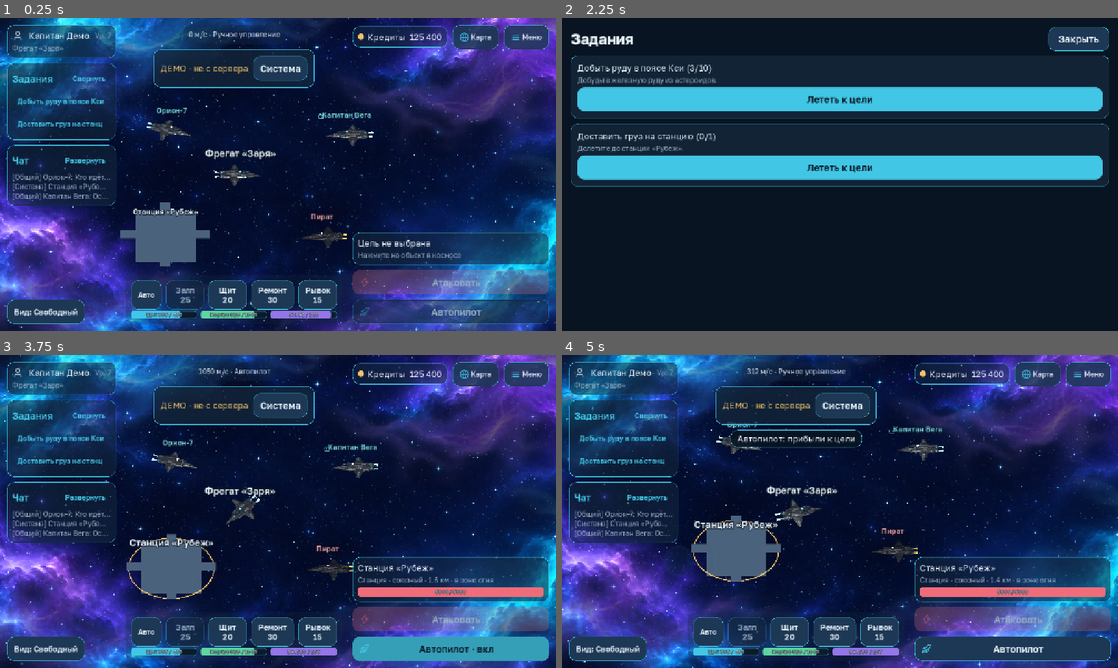
Above: before the commit, frames 1-4 (two rows, left to right).
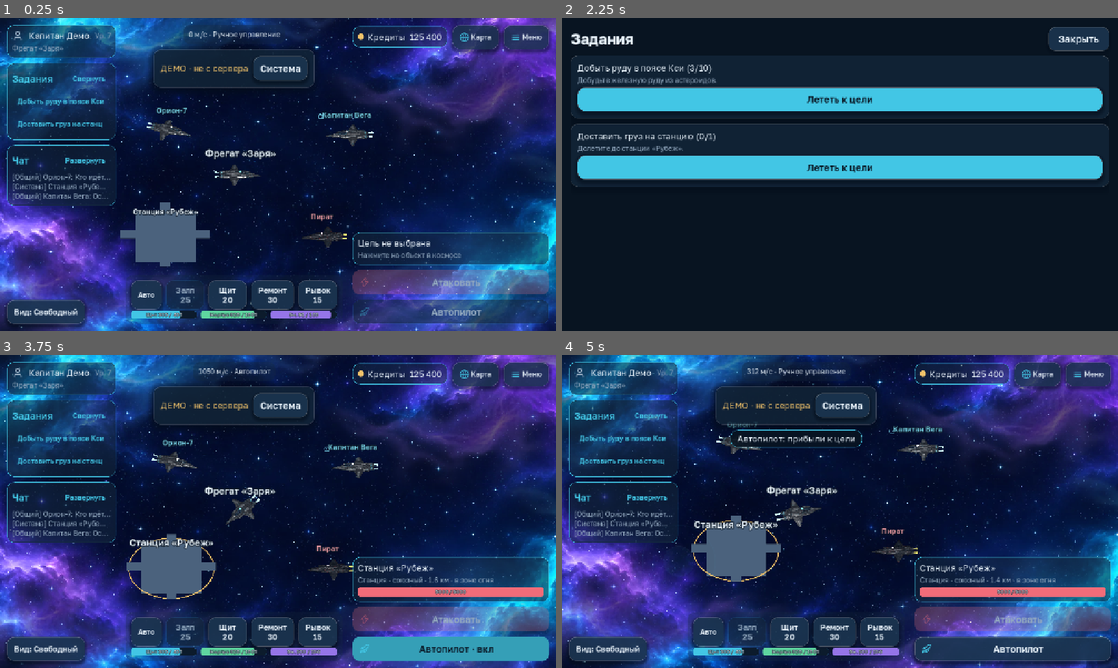
Above: after the commit, the same moments.

Repository: maillunex-lang/CosmocRPG
Game: Godot game, scene res://scenes/space.tscn
The game is run twice, just before and just after one commit, with the same random seed, the same clock (stepped at 60 frames per second) and the same inputs. This scene is started directly instead of the project's main scene.
Inputs (mouse positions are in pixels of both pictures, inside the frame that each line leads up to):
- Up to frame 1 (0.25 s): no input
- Up to frame 2 (2.25 s): click "Свернуть" at 0.5 s; click "Развернуть" at 1.25 s; click "Добыть руду в поясе Кси (3/10)" at 2 s
- Up to frame 3 (3.75 s): click "Доставить груз на станцию (0/…" at 2.75 s; click "Развернуть" at 3.5 s
- Up to frame 4 (5 s): tap Enter at 4.25 s; drag from (678, 511) to (895, 442) at 4.27 s

The runs differ from the first frame. In frame 1, 1.8% of the frame differs, in the area x 0-100%, y 2-100%; in frame 2, 1.8%; in frame 3, 1.6%; in frame 4, 2.3%, in the area x 1-100%, y 2-100%.

Commit message:
feat: liquid glass chrome for panels and buttons

Diff:
--- a/client/ui/theme/ui_theme.gd
+++ b/client/ui/theme/ui_theme.gd
@@ -24,17 +24,26 @@
 	return maxi(1, int(round(base * text_scale)))
 
 
-static func _box(bg: Color, border: Color = Color(0, 0, 0, 0), radius: int = Tokens.RADIUS, margins: Vector4 = Vector4.ZERO) -> StyleBoxFlat:
+static func _box(bg: Color, border: Color = Color(0, 0, 0, 0), radius: int = Tokens.RADIUS, margins: Vector4 = Vector4.ZERO, lift: int = 0) -> StyleBoxFlat:
 	var s := StyleBoxFlat.new()
 	s.bg_color = bg
 	s.border_color = border
-	s.set_border_width_all(Tokens.BORDER_WIDTH if border.a > 0.0 else 0)
+	var bw := Tokens.BORDER_WIDTH if border.a > 0.0 else 0
+	s.set_border_width_all(bw)
+	if lift > 0 and bw > 0:
+		s.border_width_top = bw + 1   # блик верхней кромки, как у стекла
 	s.set_corner_radius_all(radius)
 	s.content_margin_left = margins.x
 	s.content_margin_top = margins.y
 	s.content_margin_right = margins.z
 	s.content_margin_bottom = margins.w
 	s.anti_aliasing = true
+	s.border_blend = true
+	s.corner_detail = 8
+	if lift > 0:
+		s.shadow_color = Color(0.01, 0.05, 0.10, 0.55)
+		s.shadow_size = lift
+		s.shadow_offset = Vector2(0, 5)
 	return s
 
 
@@ -75,19 +84,19 @@
 	t.set_color("font_color", "RareLabel", Tokens.RARE)
 
 	# --- Панели ---
-	t.set_stylebox("panel", "PanelContainer", _box(Color(Tokens.SURFACE, Tokens.PANEL_ALPHA), border, Tokens.RADIUS, Vector4(margin, margin, margin, margin)))
+	t.set_stylebox("panel", "PanelContainer", _box(Color(Tokens.SURFACE, Tokens.PANEL_ALPHA), Color(Tokens.TEXT, 0.22), Tokens.RADIUS, Vector4(margin, margin, margin, margin), 16))
 	_variation(t, &"CardPanel", &"PanelContainer")
-	t.set_stylebox("panel", "CardPanel", _box(Color(Tokens.SURFACE, Tokens.PANEL_ALPHA), border, Tokens.RADIUS, Vector4(margin, margin, margin, margin)))
+	t.set_stylebox("panel", "CardPanel", _box(Color(Tokens.SURFACE, Tokens.PANEL_ALPHA), Color(Tokens.TEXT, 0.22), Tokens.RADIUS, Vector4(margin, margin, margin, margin), 16))
 	_variation(t, &"RaisedPanel", &"PanelContainer")
-	t.set_stylebox("panel", "RaisedPanel", _box(Color(Tokens.SURFACE_RAISED, Tokens.PANEL_ALPHA), border, Tokens.RADIUS, Vector4(margin, margin, margin, margin)))
+	t.set_stylebox("panel", "RaisedPanel", _box(Color(Tokens.SURFACE_RAISED, 0.82), Color(Tokens.ACCENT, 0.45), Tokens.RADIUS, Vector4(margin, margin, margin, margin), 20))
 	t.set_constant("separation", "VBoxContainer", Tokens.SPACE_MD)
 	t.set_constant("separation", "HBoxContainer", Tokens.SPACE_MD)
 
 	# --- Кнопки ---
 	var bm := Vector4(Tokens.SPACE_LG, Tokens.SPACE_MD, Tokens.SPACE_LG, Tokens.SPACE_MD)
-	t.set_stylebox("normal", "Button", _box(Tokens.SURFACE_RAISED, border, Tokens.RADIUS, bm))
-	t.set_stylebox("hover", "Button", _box(Tokens.SURFACE_RAISED.lightened(0.12), Color(Tokens.ACCENT, 0.6), Tokens.RADIUS, bm))
-	t.set_stylebox("pressed", "Button", _box(Tokens.SURFACE.darkened(0.2), Tokens.ACCENT, Tokens.RADIUS, bm))
+	t.set_stylebox("normal", "Button", _box(Color(Tokens.SURFACE_RAISED, 0.82), Color(Tokens.TEXT, 0.28), Tokens.RADIUS, bm, 8))
+	t.set_stylebox("hover", "Button", _box(Color(Tokens.SURFACE_RAISED.lightened(0.12), 0.9), Color(Tokens.ACCENT, 0.75), Tokens.RADIUS, bm, 8))
+	t.set_stylebox("pressed", "Button", _box(Color(Tokens.SURFACE.darkened(0.15), 0.92), Tokens.ACCENT, Tokens.RADIUS, bm, 4))
 	t.set_stylebox("disabled", "Button", _box(Color(Tokens.SURFACE, 0.55), Color(Tokens.ACCENT, 0.12), Tokens.RADIUS, bm))
 	var focus := _box(Color(0, 0, 0, 0), Tokens.ACCENT, Tokens.RADIUS, bm)
 	focus.draw_center = false
@@ -102,7 +111,7 @@
 	t.set_color("font_disabled_color", "Button", Tokens.TEXT_MUTED)
 
 	_variation(t, &"PrimaryButton", &"Button")
-	t.set_stylebox("normal", "PrimaryButton", _box(Tokens.ACCENT, Color(0, 0, 0, 0), Tokens.RADIUS, bm))
+	t.set_stylebox("normal", "PrimaryButton", _box(Tokens.ACCENT, Color(Tokens.TEXT, 0.35), Tokens.RADIUS, bm, 10))
 	t.set_stylebox("hover", "PrimaryButton", _box(Tokens.ACCENT.lightened(0.15), Color(0, 0, 0, 0), Tokens.RADIUS, bm))
 	t.set_stylebox("pressed", "PrimaryButton", _box(Tokens.ACCENT.darkened(0.2), Color(0, 0, 0, 0), Tokens.RADIUS, bm))
 	t.set_stylebox("disabled", "PrimaryButton", _box(Color(Tokens.ACCENT, 0.25), Color(0, 0, 0, 0), Tokens.RADIUS, bm))
@@ -111,7 +120,7 @@
 	t.set_color("font_disabled_color", "PrimaryButton", Tokens.TEXT_MUTED)
 
 	_variation(t, &"DangerButton", &"Button")
-	t.set_stylebox("normal", "DangerButton", _box(Tokens.DANGER, Color(0, 0, 0, 0), Tokens.RADIUS, bm))
+	t.set_stylebox("normal", "DangerButton", _box(Tokens.DANGER, Color(Tokens.TEXT, 0.28), Tokens.RADIUS, bm, 10))
 	t.set_stylebox("hover", "DangerButton", _box(Tokens.DANGER.lightened(0.12), Color(0, 0, 0, 0), Tokens.RADIUS, bm))
 	t.set_stylebox("pressed", "DangerButton", _box(Tokens.DANGER.darkened(0.2), Color(0, 0, 0, 0), Tokens.RADIUS, bm))
 	t.set_stylebox("disabled", "DangerButton", _box(Color(Tokens.DANGER, 0.25), Color(0, 0, 0, 0), Tokens.RADIUS, bm))
@@ -133,7 +142,7 @@
 
 	# --- Поле ввода ---
 	var lm := Vector4(Tokens.SPACE_LG, Tokens.SPACE_MD, Tokens.SPACE_LG, Tokens.SPACE_MD)
-	t.set_stylebox("normal", "LineEdit", _box(Tokens.SURFACE_SUNKEN, border, Tokens.RADIUS, lm))
+	t.set_stylebox("normal", "LineEdit", _box(Color(Tokens.SURFACE_SUNKEN, 0.9), Color(Tokens.TEXT, 0.2), Tokens.RADIUS, lm, 4))
 	var le_focus := _box(Tokens.SURFACE_SUNKEN, Tokens.ACCENT, Tokens.RADIUS, lm)
 	le_focus.set_border_width_all(2)
 	t.set_stylebox("focus", "LineEdit", le_focus)
